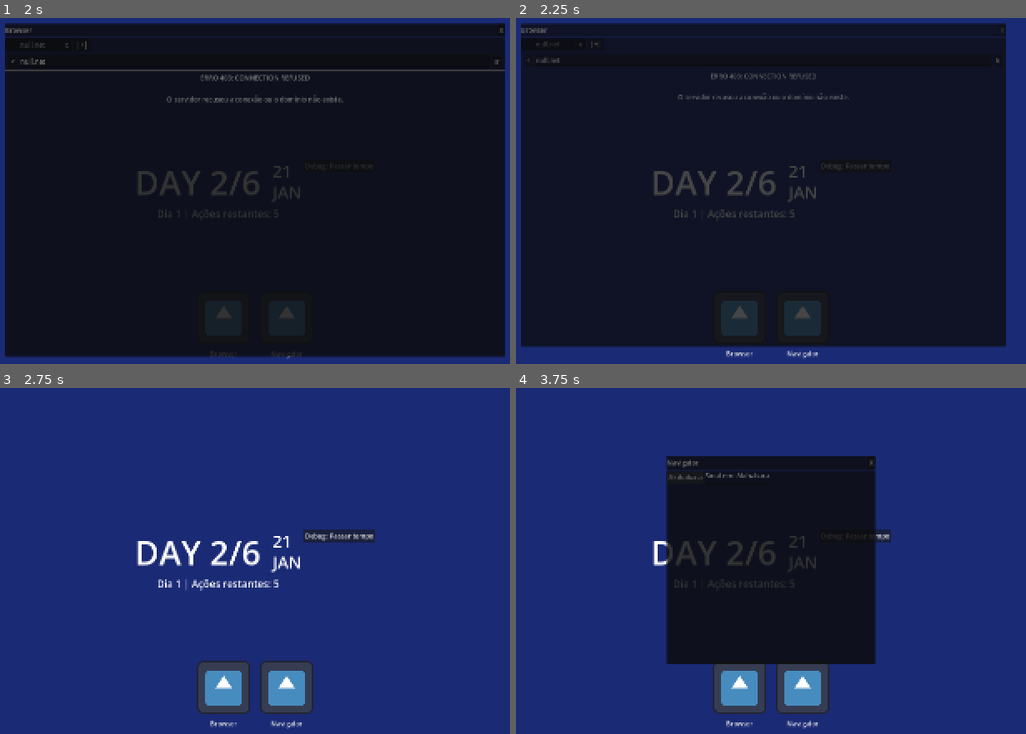
Above: before the commit, frames 1-4 (two rows, left to right).
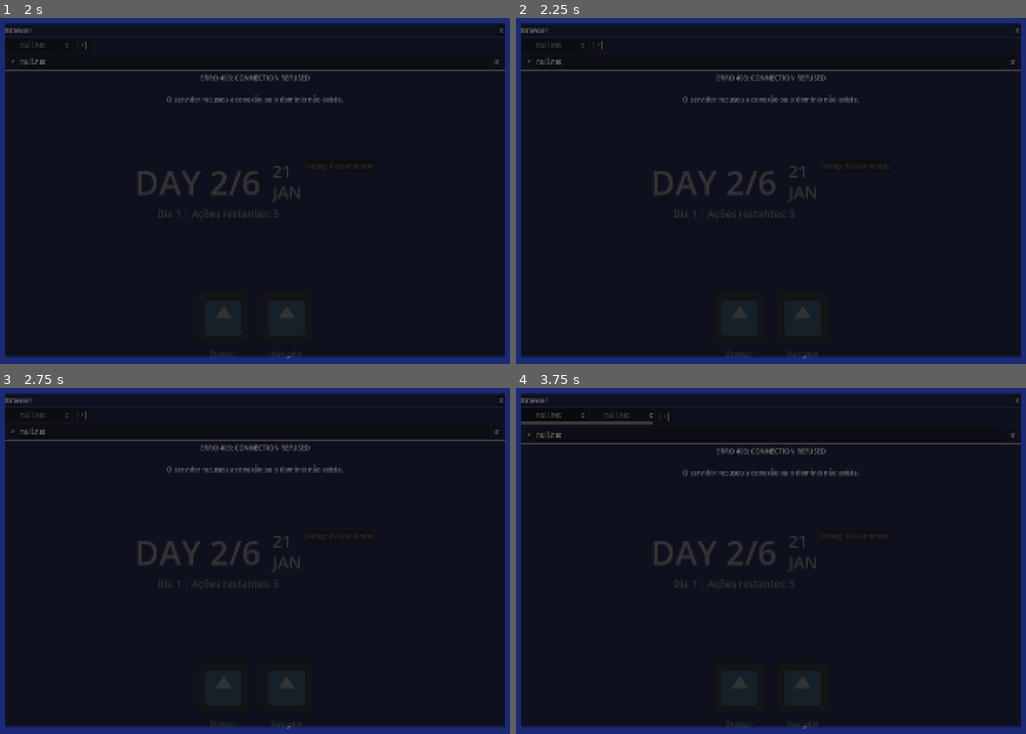
Above: after the commit, the same moments.

Repository: GYU-GAZE/NULL-NETWORK
Game: Godot game, scene res://core/main.tscn
The game is run twice, just before and just after one commit, with the same random seed, the same clock (stepped at 60 frames per second) and the same inputs. The engine's default icon, where the game draws it, is replaced by a stand-in: a white triangle on a blue panel in a dark square.
Inputs:
- Up to frame 1 (2 s): click "Debug: Passar tempo" at 0.5 s; click "Browser" at 1.25 s
- Up to frame 2 (2.25 s): click "X" at 2 s
- Up to frame 3 (2.75 s): no input
- Up to frame 4 (3.75 s): click "Navigator" at 2.75 s; click "Akihabara" (after the commit: "|+|") at 3.5 s

Frame 1 is identical in both runs. In frame 2, 7.2% of the frame differs, in the area x 0-100%, y 1-99%; in frame 3, 95%; in frame 4, 71%.

Commit message:
RESIZE VERSÃO FINAL
BROWSER INTEIRO NA PORRA DO PROJETO

Diff:
--- a/apps/browser/browser.gd
+++ b/apps/browser/browser.gd
@@ -18,7 +18,7 @@
 
 var tabs: Array[BrowserTabData] = []
 var current_tab_index: int = -1
-
+var last_known_size: Vector2 = Vector2.ZERO
 
 func _ready() -> void:
 	go_button.pressed.connect(_on_go_pressed)
@@ -97,14 +97,7 @@
 		child.queue_free()
 
 	var tab_width: float = 160.0
-	var new_tab_button_width: float = 36.0
-	var tab_bar_margin: float = 24.0
-
-	var total_tabs_width: float = tab_width * float(tabs.size())
-	var max_scroll_width: float = max(200.0, size.x - new_tab_button_width - tab_bar_margin)
-
-	tab_scroll.custom_minimum_size.x = min(total_tabs_width, max_scroll_width)
-	tab_scroll.size_flags_horizontal = Control.SIZE_SHRINK_BEGIN
+	_refresh_tab_layout_only()
 
 	for i in range(tabs.size()):
 		var tab := tabs[i]
@@ -124,7 +117,7 @@
 		tab_button.tab_close_requested.connect(_close_tab)
 
 	var new_tab_button := new_tab_button_scene.instantiate() as Button
-	new_tab_button.custom_minimum_size.x = new_tab_button_width
+	new_tab_button.custom_minimum_size.x = 36.0
 	new_tab_button.pressed.connect(func(): _create_tab("null.net"))
 	new_tab_button_holder.add_child(new_tab_button)
 
@@ -382,3 +375,24 @@
 		return
 
 	_load_page(target_url)
+
+func _process(_delta: float) -> void:
+	if size == last_known_size:
+		return
+
+	last_known_size = size
+	_refresh_tab_layout_only()
+
+func _refresh_tab_layout_only() -> void:
+	if not is_instance_valid(tab_scroll):
+		return
+
+	var tab_width: float = 160.0
+	var new_tab_button_width: float = 36.0
+	var tab_bar_margin: float = 24.0
+
+	var total_tabs_width: float = tab_width * float(tabs.size())
+	var max_scroll_width: float = max(200.0, size.x - new_tab_button_width - tab_bar_margin)
+
+	tab_scroll.custom_minimum_size.x = min(total_tabs_width, max_scroll_width)
+	tab_scroll.size_flags_horizontal = Control.SIZE_SHRINK_BEGIN
--- /dev/null
+++ b/systems/window_manager/resize_border.gd
@@ -0,0 +1,13 @@
+extends Control
+class_name ResizeBorder
+
+@export var border_size: float = 8.0
+
+
+func _has_point(point: Vector2) -> bool:
+	var left: bool = point.x <= border_size
+	var right: bool = point.x >= size.x - border_size
+	var top: bool = point.y <= border_size
+	var bottom: bool = point.y >= size.y - border_size
+
+	return left or right or top or bottom
--- a/systems/window_manager/window_base.gd
+++ b/systems/window_manager/window_base.gd
@@ -6,19 +6,40 @@
 signal window_moved
 signal window_resized
 
+enum ResizeMode {
+	NONE,
+	LEFT,
+	RIGHT,
+	TOP,
+	BOTTOM,
+	TOP_LEFT,
+	TOP_RIGHT,
+	BOTTOM_LEFT,
+	BOTTOM_RIGHT
+}
+
 @export var tween_duration: float = 0.25
+@export var border_size: float = 8.0
 
 var app_id: String = ""
+
 var is_dragging: bool = false
 var drag_offset: Vector2 = Vector2.ZERO
 
 var can_resize: bool = false
 var min_window_size: Vector2 = Vector2(400, 300)
+
+var is_resizing: bool = false
+var resize_mode: ResizeMode = ResizeMode.NONE
+var resize_start_mouse: Vector2 = Vector2.ZERO
+var resize_start_size: Vector2 = Vector2.ZERO
+var resize_start_position: Vector2 = Vector2.ZERO
 
 @onready var title_label: Label = %TitleLabel
 @onready var close_button: Button = %CloseButton
 @onready var content_container: MarginContainer = %ContentContainer
 @onready var top_bar: Control = %TopBar
+@onready var resize_border: ResizeBorder = %ResizeBorder
 
 
 func _ready() -> void:
@@ -27,12 +48,13 @@
 	scale = Vector2(0.8, 0.8)
 	modulate.a = 0.0
 
-	var tween := create_tween().set_parallel(true).set_trans(Tween.TRANS_BACK).set_ease(Tween.EASE_OUT)
+	var tween: Tween = create_tween().set_parallel(true).set_trans(Tween.TRANS_BACK).set_ease(Tween.EASE_OUT)
 	tween.tween_property(self, "scale", Vector2.ONE, tween_duration)
 	tween.tween_property(self, "modulate:a", 1.0, tween_duration)
 
 	close_button.pressed.connect(close)
 	top_bar.gui_input.connect(_on_top_bar_gui_input)
+	resize_border.gui_input.connect(_on_resize_border_gui_input)
 
 
 func setup(id: String, window_name: String, window_size: Vector2, minimum_size: Vector2, resize_enabled: bool) -> void:
@@ -49,6 +71,10 @@
 		max(window_size.x, min_window_size.x),
 		max(window_size.y, min_window_size.y)
 	)
+
+	resize_border.visible = can_resize
+	resize_border.mouse_filter = Control.MOUSE_FILTER_STOP if can_resize else Control.MOUSE_FILTER_IGNORE
+	resize_border.border_size = border_size
 
 
 func _gui_input(event: InputEvent) -> void:
@@ -74,8 +100,123 @@
 		accept_event()
 
 
+func _get_resize_mode(border_mouse_pos: Vector2) -> ResizeMode:
+	var total_size: Vector2 = resize_border.size
+
+	var left: bool = border_mouse_pos.x <= border_size
+	var right: bool = border_mouse_pos.x >= total_size.x - border_size
+	var top: bool = border_mouse_pos.y <= border_size
+	var bottom: bool = border_mouse_pos.y >= total_size.y - border_size
+
+	if left and top:
+		return ResizeMode.TOP_LEFT
+
+	if right and top:
+		return ResizeMode.TOP_RIGHT
+
+	if left and bottom:
+		return ResizeMode.BOTTOM_LEFT
+
+	if right and bottom:
+		return ResizeMode.BOTTOM_RIGHT
+
+	if left:
+		return ResizeMode.LEFT
+
+	if right:
+		return ResizeMode.RIGHT
+
+	if top:
+		return ResizeMode.TOP
+
+	if bottom:
+		return ResizeMode.BOTTOM
+
+	return ResizeMode.NONE
+
+
+func _on_resize_border_gui_input(event: InputEvent) -> void:
+	if not can_resize:
+		return
+
+	if event is InputEventMouseButton and event.button_index == MOUSE_BUTTON_LEFT:
+		if event.pressed:
+			resize_mode = _get_resize_mode(resize_border.get_local_mouse_position())
+
+			if resize_mode == ResizeMode.NONE:
+				return
+
+			is_resizing = true
+			resize_start_mouse = get_global_mouse_position()
+			resize_start_size = size
+			resize_start_position = position
+
+			window_focused.emit()
+			accept_event()
+		else:
+			if is_resizing:
+				is_resizing = false
+				resize_mode = ResizeMode.NONE
+				window_resized.emit()
+				accept_event()
+
+	elif event is InputEventMouseMotion:
+		if not is_resizing:
+			return
+
+		var delta: Vector2 = get_global_mouse_position() - resize_start_mouse
+
+		match resize_mode:
+			ResizeMode.RIGHT:
+				size.x = max(min_window_size.x, resize_start_size.x + delta.x)
+
+			ResizeMode.BOTTOM:
+				size.y = max(min_window_size.y, resize_start_size.y + delta.y)
+
+			ResizeMode.BOTTOM_RIGHT:
+				size.x = max(min_window_size.x, resize_start_size.x + delta.x)
+				size.y = max(min_window_size.y, resize_start_size.y + delta.y)
+
+			ResizeMode.LEFT:
+				var new_width: float = max(min_window_size.x, resize_start_size.x - delta.x)
+				position.x = resize_start_position.x + (resize_start_size.x - new_width)
+				size.x = new_width
+
+			ResizeMode.TOP:
+				var new_height: float = max(min_window_size.y, resize_start_size.y - delta.y)
+				position.y = resize_start_position.y + (resize_start_size.y - new_height)
+				size.y = new_height
+
+			ResizeMode.TOP_LEFT:
+				var new_width: float = max(min_window_size.x, resize_start_size.x - delta.x)
+				var new_height: float = max(min_window_size.y, resize_start_size.y - delta.y)
+
+				position.x = resize_start_position.x + (resize_start_size.x - new_width)
+				position.y = resize_start_position.y + (resize_start_size.y - new_height)
+
+				size.x = new_width
+				size.y = new_height
+
+			ResizeMode.TOP_RIGHT:
+				size.x = max(min_window_size.x, resize_start_size.x + delta.x)
+
+				var new_height: float = max(min_window_size.y, resize_start_size.y - delta.y)
+				position.y = resize_start_position.y + (resize_start_size.y - new_height)
+				size.y = new_height
+
+			ResizeMode.BOTTOM_LEFT:
+				var new_width: float = max(min_window_size.x, resize_start_size.x - delta.x)
+
+				position.x = resize_start_position.x + (resize_start_size.x - new_width)
+				size.x = new_width
+				size.y = max(min_window_size.y, resize_start_size.y + delta.y)
+
+		window_resized.emit()
+		accept_event()
+
+
 func pulse() -> void:
-	var tween := create_tween().set_trans(Tween.TRANS_SINE).set_ease(Tween.EASE_OUT)
+	var tween: Tween = create_tween().set_trans(Tween.TRANS_SINE).set_ease(Tween.EASE_OUT)
 	tween.tween_property(self, "scale", Vector2(1.02, 1.02), 0.1)
 	tween.tween_property(self, "scale", Vector2.ONE, 0.1)
 
@@ -83,7 +224,7 @@
 func close() -> void:
 	close_button.disabled = true
 
-	var tween := create_tween().set_parallel(true).set_trans(Tween.TRANS_BACK).set_ease(Tween.EASE_IN)
+	var tween: Tween = create_tween().set_parallel(true).set_trans(Tween.TRANS_BACK).set_ease(Tween.EASE_IN)
 	tween.tween_property(self, "scale", Vector2(0.8, 0.8), tween_duration)
 	tween.tween_property(self, "modulate:a", 0.0, tween_duration)
 
--- a/systems/window_manager/window_base.tscn
+++ b/systems/window_manager/window_base.tscn
@@ -1,6 +1,7 @@
 [gd_scene format=3 uid="uid://cseroyflpgr45"]
 
 [ext_resource type="Script" uid="uid://blqtxemaoenof" path="res://systems/window_manager/window_base.gd" id="1_ok15t"]
+[ext_resource type="Script" uid="uid://q5f0xi531joq" path="res://systems/window_manager/resize_border.gd" id="2_w5ju6"]
 
 [node name="WindowBase" type="Control" unique_id=2099198820]
 layout_mode = 3
@@ -14,6 +15,7 @@
 anchor_bottom = 1.0
 grow_horizontal = 2
 grow_vertical = 2
+mouse_filter = 1
 
 [node name="MainVBox" type="VBoxContainer" parent="Background" unique_id=1965733341]
 layout_mode = 2
@@ -39,3 +41,13 @@
 unique_name_in_owner = true
 layout_mode = 2
 size_flags_vertical = 3
+
+[node name="ResizeBorder" type="Control" parent="." unique_id=1413723440]
+unique_name_in_owner = true
+layout_mode = 1
+anchors_preset = 15
+anchor_right = 1.0
+anchor_bottom = 1.0
+grow_horizontal = 2
+grow_vertical = 2
+script = ExtResource("2_w5ju6")
Not shown, added: systems/window_manager/resize_border.gd.uid
